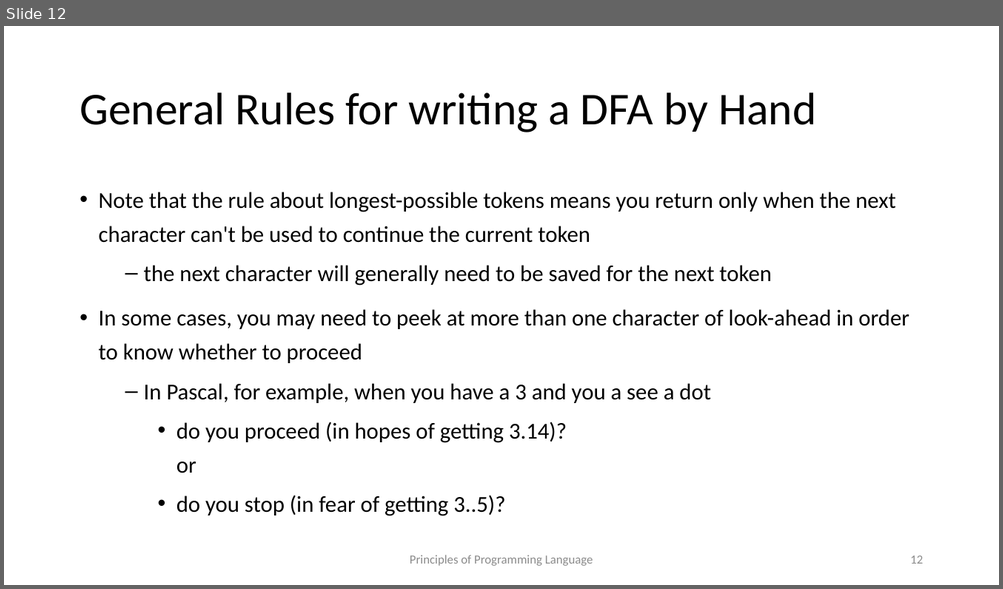
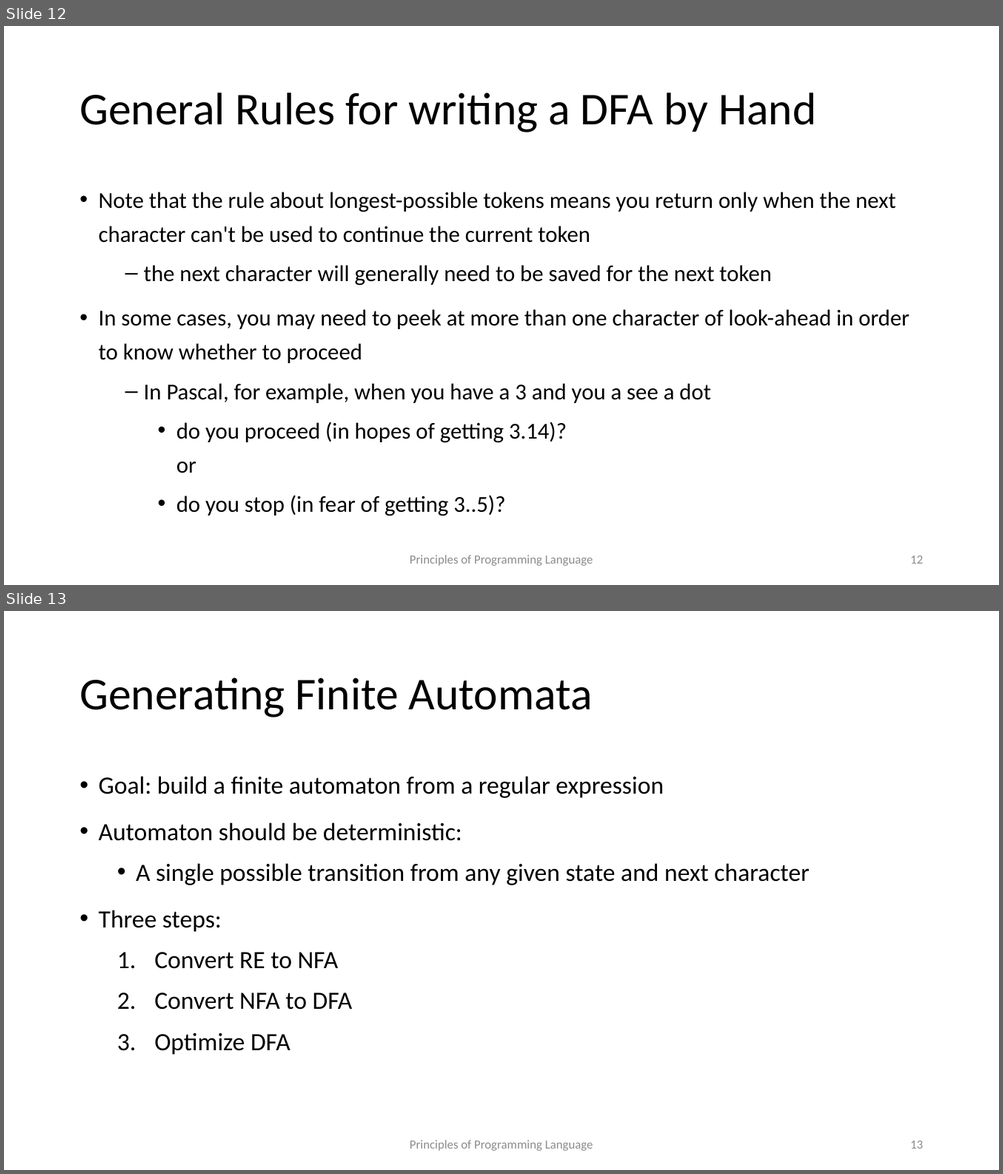
Before and after one commit to kongm/pl-design, a slide deck: scanning.pptx. Shown one above the other, each under a label of ours: slide 12 before the commit, slides 12 and 13 after it. The pictures are 1003x589 and 1003x1174 pixels, drawn with LibreOffice and Linux fonts; fonts in the diff are those of the drawing. Boxes give left, top, right and bottom in pixels: in the first picture for what was removed or moved away, otherwise in the second. Text is boxed around its words. In the diff, an @@ line names an element or a change of style, - is before the commit and + after.

```diff
--- a/scanning.pptx
+++ b/scanning.pptx
@@ slide 13 added at (4, 611, 999, 1170), background #FFFFFF @@
@@ title added at (79, 678, 592, 718), 44 pt, text #000000 @@
+Generating Finite Automata
@@ text added at (99, 776, 808, 1055), 24 pt, text #000000 @@
+• Goal: build a finite automaton from a regular expression
+• Automaton should be deterministic:
+  • A single possible transition from any given state and next character
+• Three steps:
+  1. Convert RE to NFA
+  2. Convert NFA to DFA
+  3. Optimize DFA
@@ text added at (410, 1140, 593, 1151), 12 pt, text #8C8C8C @@
+Principles of Programming Language
@@ page number added at (910, 1141, 922, 1149), 12 pt, text #8C8C8C @@
+13
```
Also in this commit, not shown: 15 other slides added, 2 other files.
